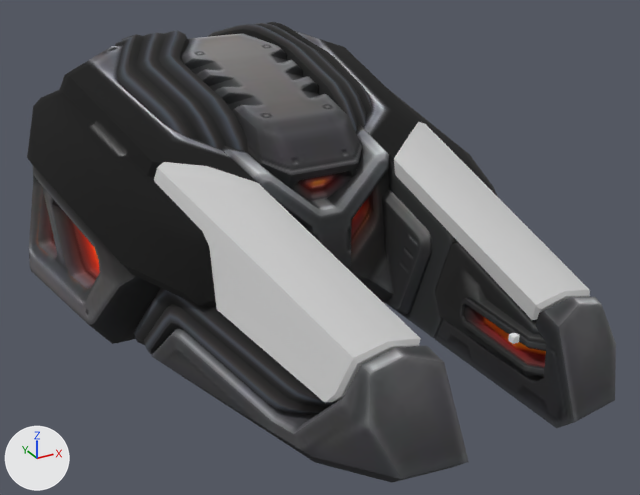
One commit to the FBX model Assets/Prefabs/Models/Turrets/Isida_Standart/Isida_Standart.fbx: the scene before it, then after it.
Camera for both pictures: a 50 mm camera at (-1.75, -4.35, 1.99) aimed at (0.16, -0.88, 0.25). The lights are fixed; the arrows at lower left show +X, +Y and +Z. The picture after the commit comes second. Where no turn or scale is listed for an object, it has been applied to the vertices.

Objects in the first picture: 'muzzle', 'turret'.
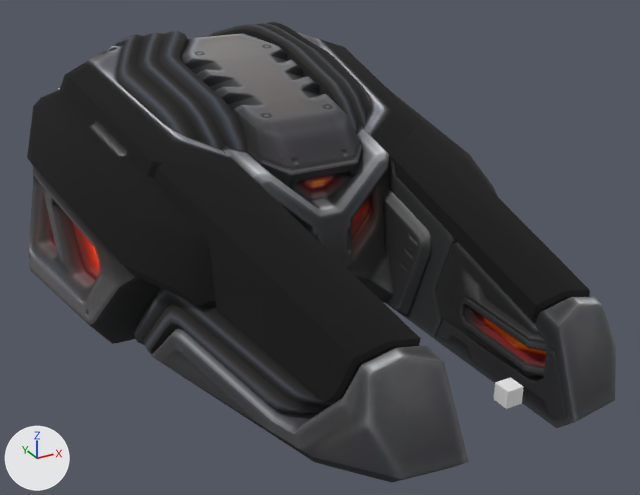
Changed parts and their boxes [x1, y1, x2, y2] in the pictures (640 x 495 px):
'muzzle', moved, turned, rescaled
    before: [508, 333, 520, 344]
    after: [494, 377, 523, 409]
part 1 of me_turret_006, recoloured (light grey to black)
    both: [154, 122, 590, 402]

Diff of the bpy script that builds the scene:
```diff
--- a/Assets/Prefabs/Models/Turrets/Isida_Standart/Isida_Standart.fbx.py
+++ b/Assets/Prefabs/Models/Turrets/Isida_Standart/Isida_Standart.fbx.py
@@ me_cube_013 @@
 # used by ob_muzzle; location = (0.0, -2.461, 0.576)
-me_cube_013.from_pydata(...)  # 8 vertices, 6 faces; spans x -0.012..0.012, y -0.012..0.012, z -0.012..0.012
+me_cube_013.from_pydata(...)  # 8 vertices, 6 faces; spans x -0.0326..0.0326, y -0.0326..0.0326, z -0.0326..0.0326
+# me_cube_013 part 2: the whole mesh is turned -180 degrees about the z axis through its middle and scaled by 2.71
@@ me_turret_006 @@
 # used by ob_turret; location = (0.0, 0.0, 0.0)
-me_turret_006.from_pydata(...)  # 1860 vertices, 3271 faces; spans x -1.09..1.09, y -2.55..1.32, z 0.0..1.2
+me_turret_006.from_pydata(...)  # 1851 vertices, 3271 faces; spans x -1.09..1.09, y -2.55..1.32, z 0.0..1.2
+# me_turret_006 part 1: 136 faces spanning x -0.68..0.68, y -2.31..-0.98, z 0.38..0.84 switch from mat_material__4 (light grey #c9c9c9) to mat_turret (picture img_lightmap_webp)
+# edits to the shape of me_turret_006 do not show in these pictures
@@ ob_muzzle @@
 ob_muzzle = bpy.data.objects.new('muzzle', me_cube_013)
-ob_muzzle.location = (0.0, -2.461, 0.576)
+ob_muzzle.location = (0.0, -2.461, 0.369)
```
